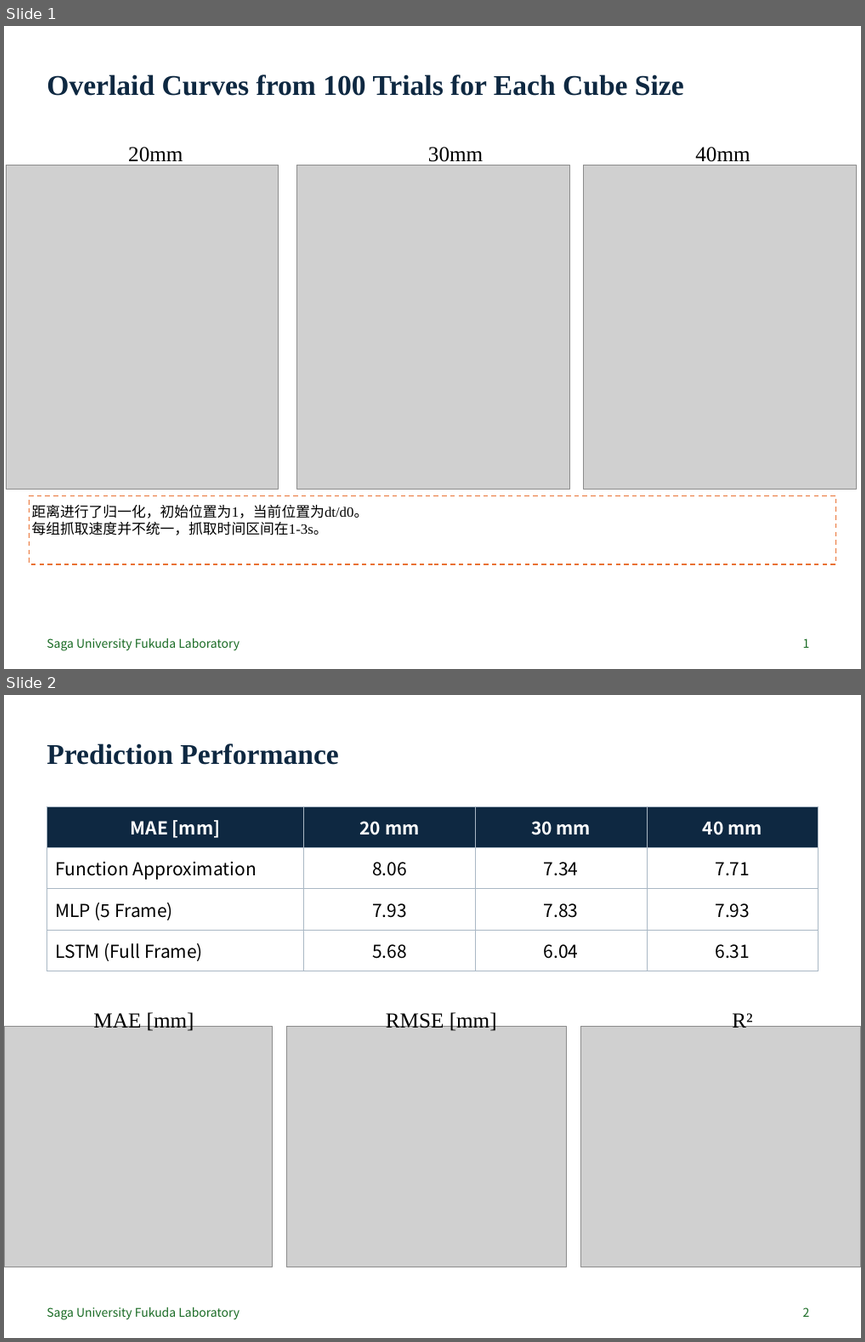
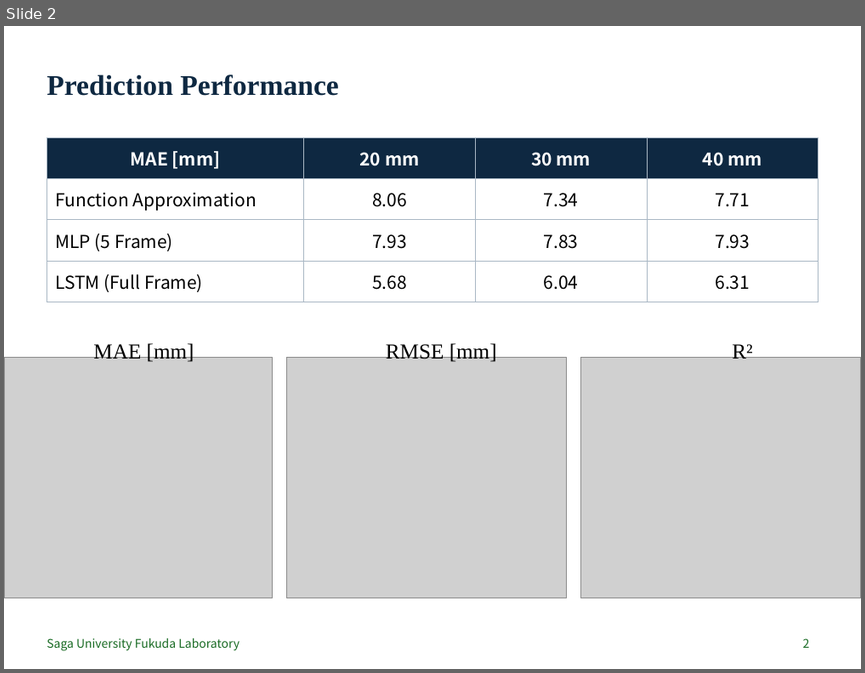
Before and after one commit to DiXiQing/Multimodal_Imitation_Learning, a slide deck: Report/Report_1029.pptx. Shown one above the other, each under a label of ours: slides 1 and 2 before the commit, slide 2 after it. The pictures are 865x1342 and 865x673 pixels, drawn with LibreOffice and Linux fonts; fonts in the diff are those of the drawing; grey boxes stand for pictures. Boxes give left, top, right and bottom in pixels: in the first picture for what was removed or moved away, otherwise in the second. Text is boxed around its words. In the diff, an @@ line names an element or a change of style, - is before the commit and + after.

```diff
--- a/Report/Report_1029.pptx
+++ b/Report/Report_1029.pptx
@@ slide 1 removed at (4, 26, 861, 669), background #FFFFFF; not listed: 1 template element that a slide beside it also shows @@
@@ title removed at (46, 74, 684, 96) @@
-Overlaid Curves from 100 Trials for Each Cube Size
@@ group removed at (6, 147, 856, 488): 3 pictures, 3 texts @@
-20mm
-30mm
-40mm
@@ rectangle removed at (30, 495, 836, 564) @@
-距离进行了归一化，初始位置为1，当前位置为dt/d0。
-每组抓取速度并不统一，抓取时间区间在1-3s。
@@ page number removed at (803, 638, 810, 647) @@
-1
```
Also in this commit, not shown: 1 slide changed, 1 slide added.
